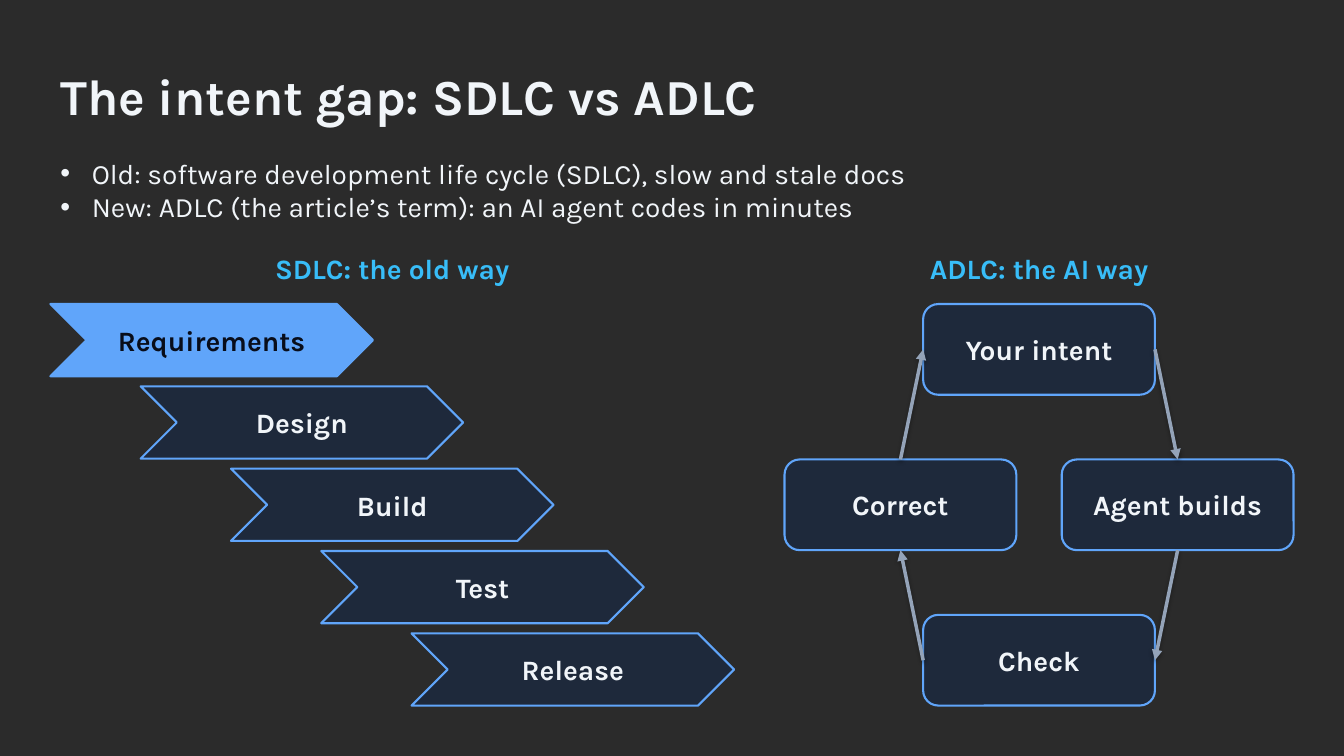
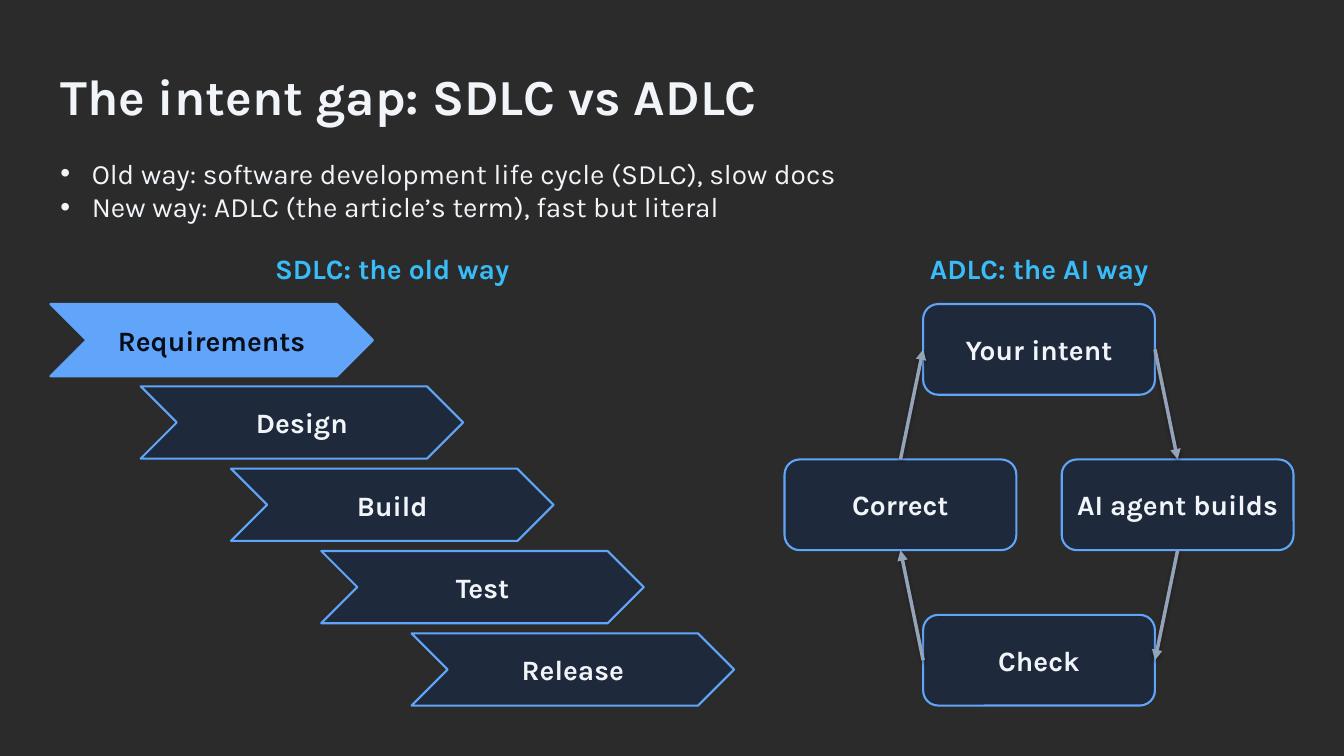
Before and after one commit to ronyronen/speckit-claude-presentation, a slide deck: slide 3 of presentation/speckit-workshop.pptx. Drawn at 1344x756 pixels with LibreOffice and Linux fonts; fonts in the diff are those of the drawing; background and template pictures are left out; a plain dark background stands for a picture behind light text. Boxes give left, top, right and bottom in pixels: in the first picture for what was removed or moved away, otherwise in the second. Text is boxed around its words. In the diff, an @@ line names an element or a change of style, - is before the commit and + after.

```diff
--- a/presentation/speckit-workshop.pptx
+++ b/presentation/speckit-workshop.pptx
@@ text at (x1=92, y1=164, x2=835, y2=224): text changed @@
-• Old: software development life cycle (SDLC), slow and stale docs
-• New: ADLC (the article’s term): an AI agent codes in minutes
+• Old way: software development life cycle (SDLC), slow docs
+• New way: ADLC (the article’s term), fast but literal
@@ text in rounded rectangle at (x1=1077, y1=495, x2=1277, y2=522): text changed @@
-Agent builds
+AI agent builds
```
Also in this commit, not shown: 2 other slides changed, 1 other file.
